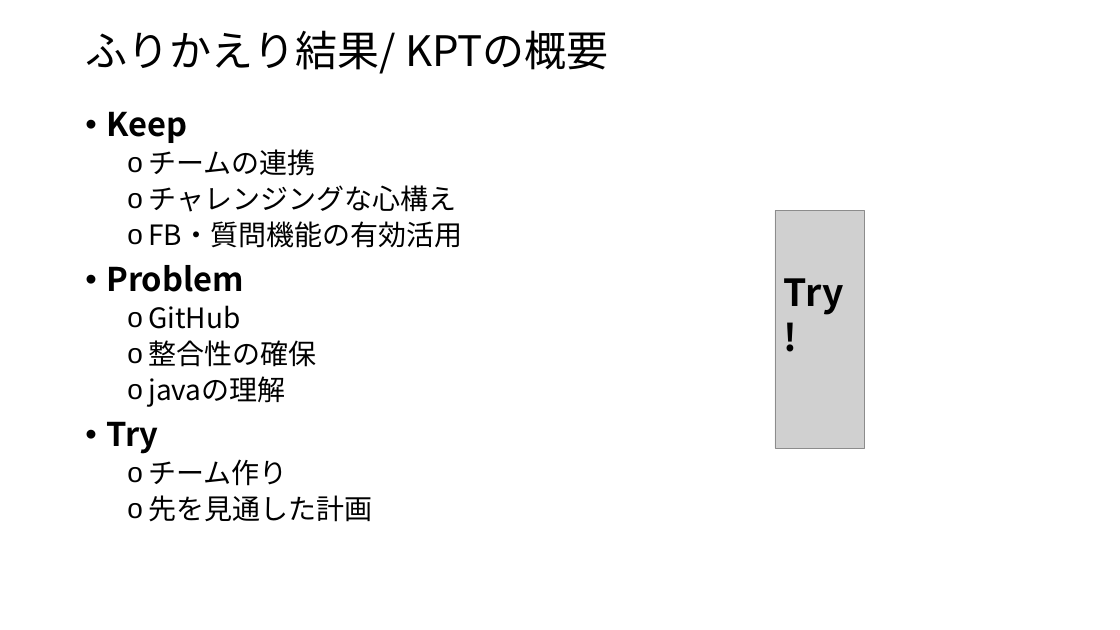
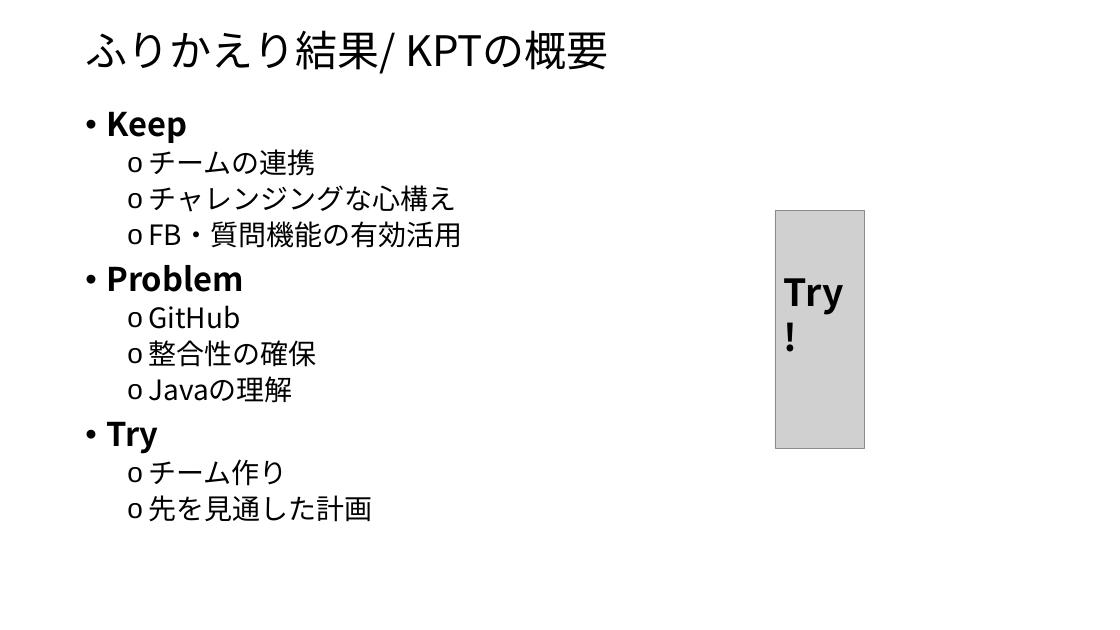
Before and after one commit to Aoi-Yaegashi/teamF, a slide deck: slide 19 of 成果発表会/IT研修_振り返り成果発表.pptx. Drawn at 1120x630 pixels with LibreOffice and Linux fonts; fonts in the diff are those of the drawing; grey boxes stand for pictures. Boxes give left, top, right and bottom in pixels: in the first picture for what was removed or moved away, otherwise in the second. Text is boxed around its words. In the diff, an @@ line names an element or a change of style, - is before the commit and + after.

```diff
--- a/成果発表会/IT研修_振り返り成果発表.pptx
+++ b/成果発表会/IT研修_振り返り成果発表.pptx
@@ text at [148,376,292,403]: text changed @@
-  o javaの理解
+  o Javaの理解
```
Also in this commit, not shown: 3 other slides changed.
